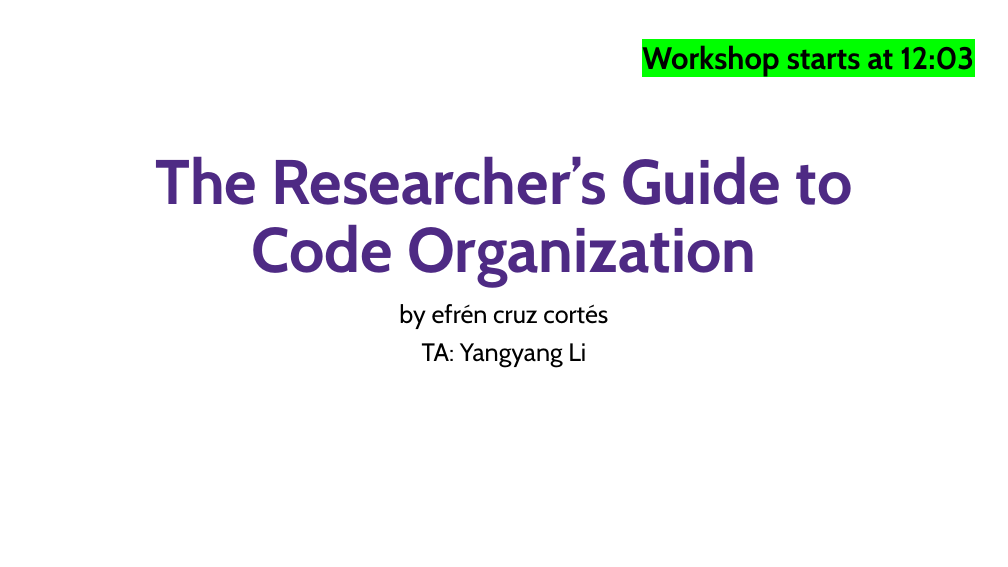
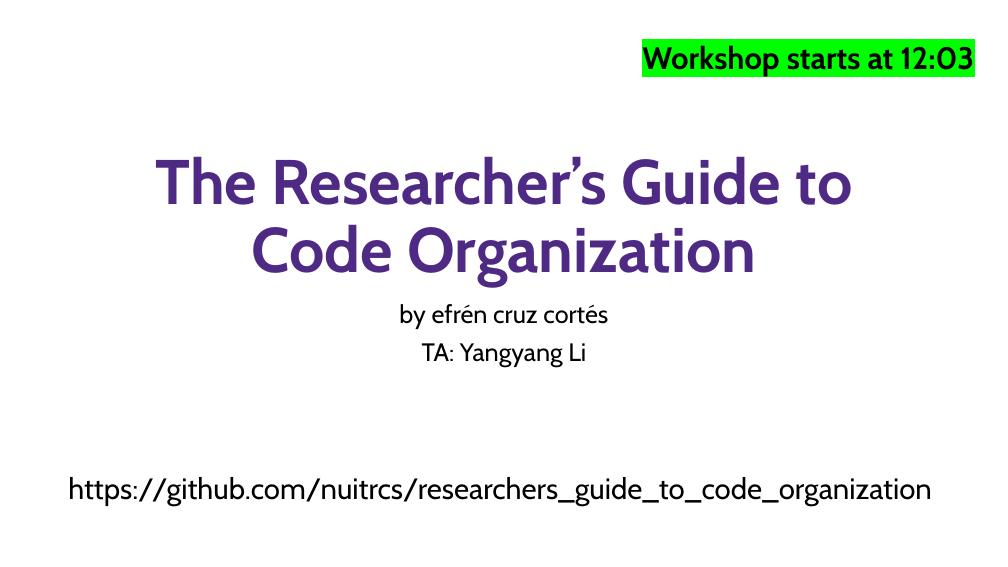
Before and after one commit to nuitrcs/researchers_guide_to_code_organization, a slide deck: slide 1 of researchers_guide_to_code_organization_day_1.pptx. Drawn at 1008x567 pixels with LibreOffice and Linux fonts; fonts in the diff are those of the drawing. Boxes give left, top, right and bottom in pixels: in the first picture for what was removed or moved away, otherwise in the second. Text is boxed around its words. In the diff, an @@ line names an element or a change of style, - is before the commit and + after.

```diff
--- a/researchers_guide_to_code_organization_day_1.pptx
+++ b/researchers_guide_to_code_organization_day_1.pptx
@@ text added at <box>68,477,932,506</box>, 28 pt, text #000000 @@
+https://github.com/nuitrcs/researchers_guide_to_code_organization
```
Also in this commit, not shown: 3 slides added, 1 other file.
